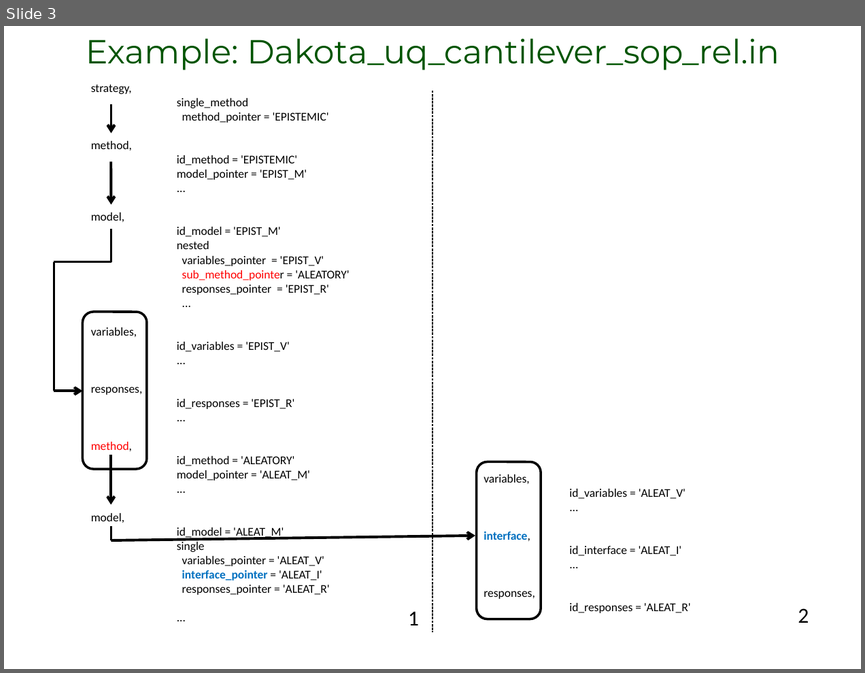
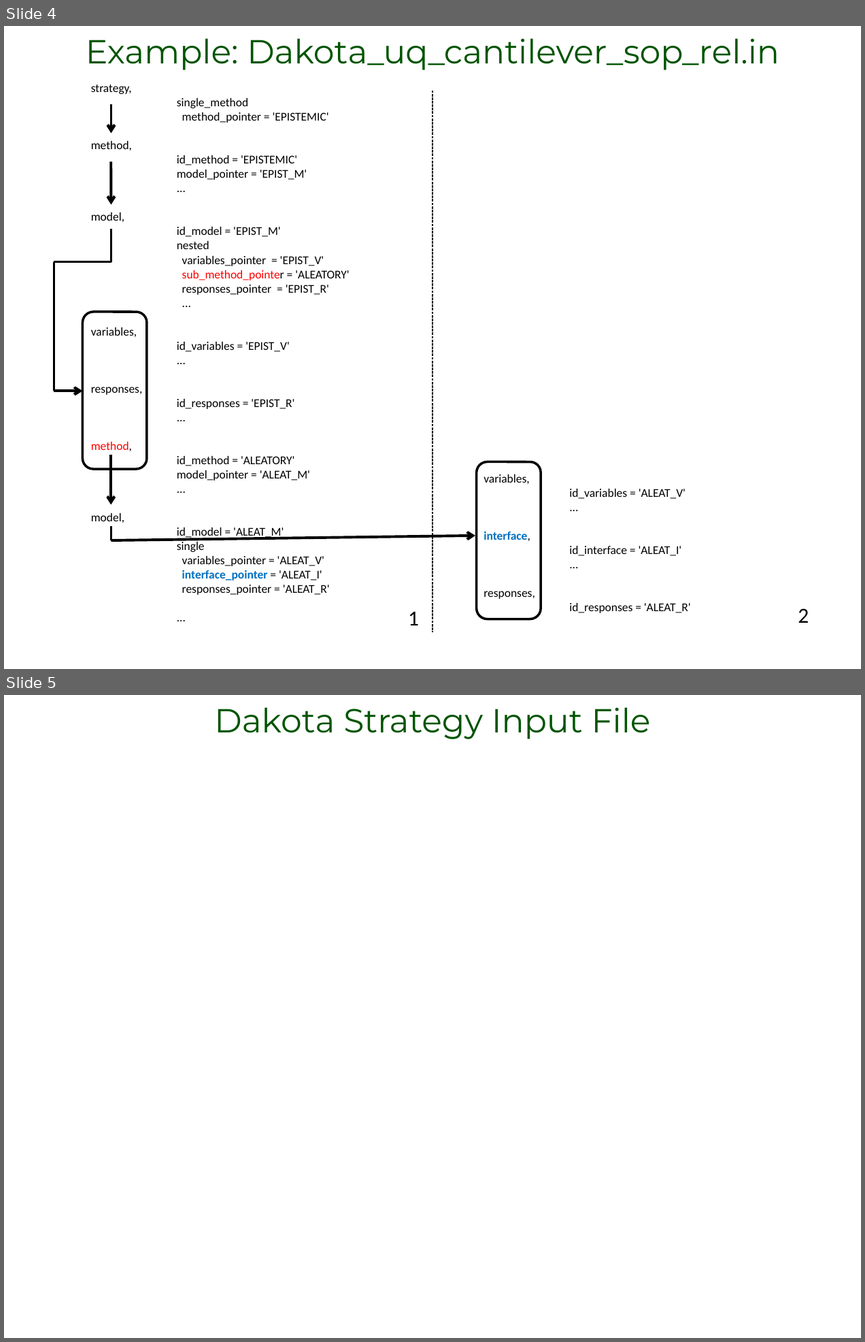
Before and after one commit to camm/documents, a slide deck: Jose/minimization_design.pptx. Shown one above the other, each under a label of ours: slide 3 before the commit, slides 4 and 5 after it. The pictures are 865x673 and 865x1342 pixels, drawn with LibreOffice and Linux fonts; fonts in the diff are those of the drawing. Boxes give left, top, right and bottom in pixels: in the first picture for what was removed or moved away, otherwise in the second. Text is boxed around its words. In the diff, an @@ line names an element or a change of style, - is before the commit and + after.

```diff
--- a/Jose/minimization_design.pptx
+++ b/Jose/minimization_design.pptx
@@ slide 5 added at (4, 695, 861, 1338), background #FFFFFF @@
@@ text added at (214, 707, 651, 739), 28 pt, text #005400 @@
+Dakota Strategy Input File
@@ what was slide 3 is now slide 4 @@
```
Also in this commit, not shown: 2 slides changed, 3 other slides added, 3 other files.
